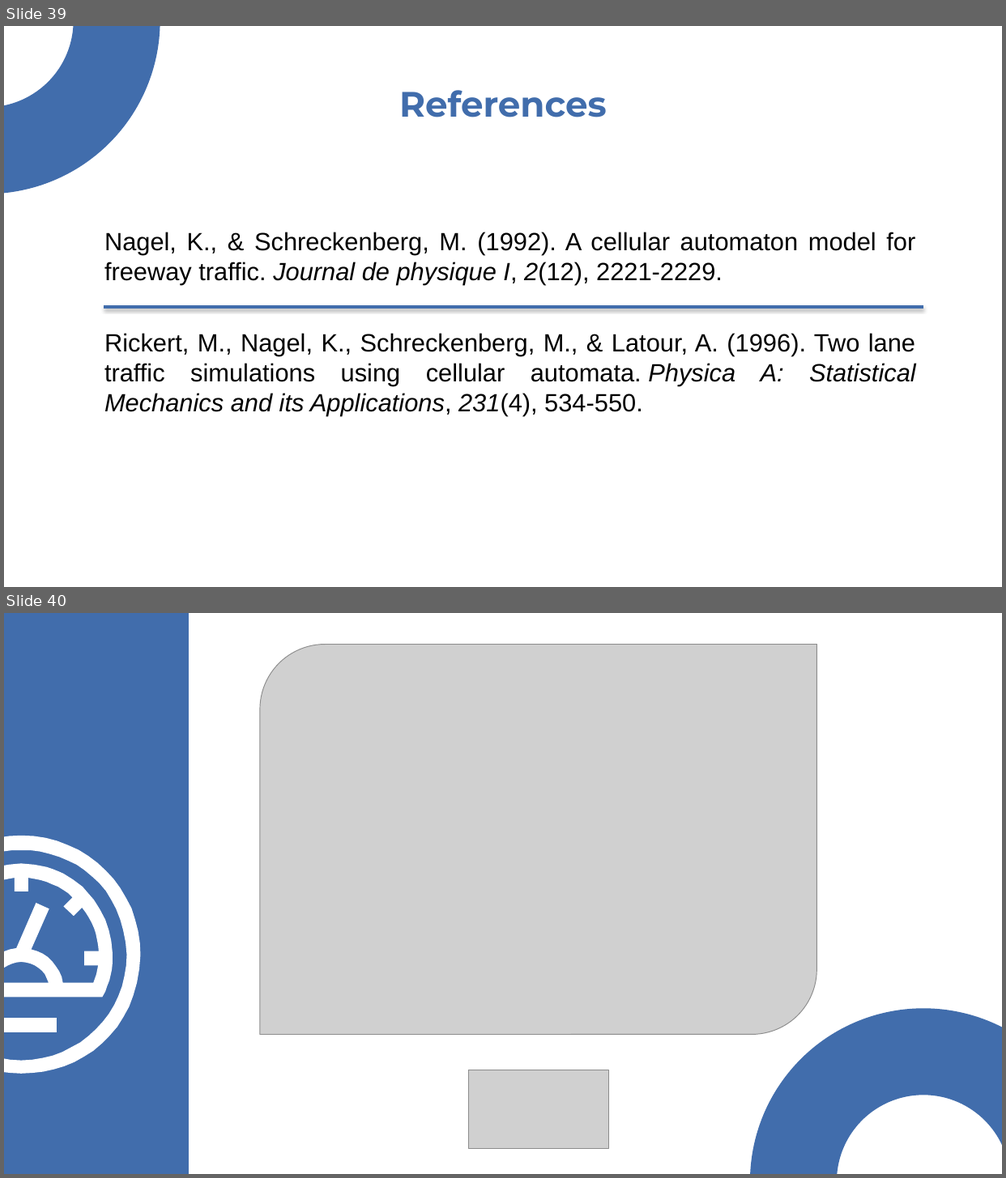
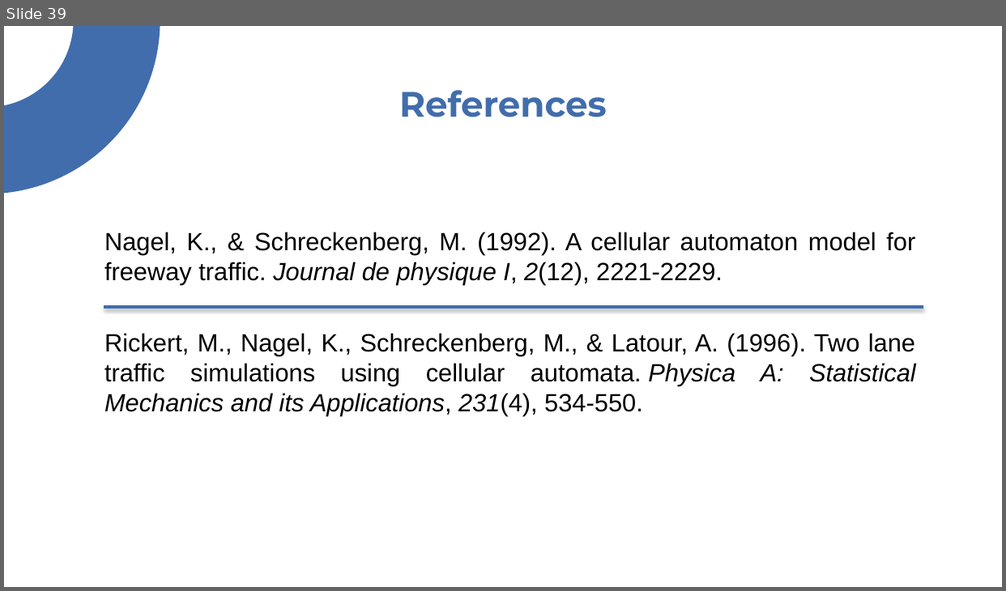
Before and after one commit to nikodallanoce/TrafficAutomata, a slide deck: presentation/DallaNoce_Ristori_cmcs.pptx. Shown one above the other, each under a label of ours: slides 39 and 40 before the commit, slide 39 after it. The pictures are 1006x1178 and 1006x591 pixels, drawn with LibreOffice and Linux fonts; fonts in the diff are those of the drawing; grey boxes stand for pictures. Boxes give left, top, right and bottom in pixels: in the first picture for what was removed or moved away, otherwise in the second. Text is boxed around its words. In the diff, an @@ line names an element or a change of style, - is before the commit and + after.

```diff
--- a/presentation/DallaNoce_Ristori_cmcs.pptx
+++ b/presentation/DallaNoce_Ristori_cmcs.pptx
@@ slide 40 removed at box(4, 613, 1002, 1174), background #FFFFFF @@
@@ rectangle removed at box(4, 613, 189, 1174) @@
@@ picture removed at box(260, 645, 817, 1035) @@
@@ group removed at box(4, 835, 140, 1073): 10 freeform shapes @@
@@ arch (boxed as its full ring) removed at box(750, 1008, 1002, 1174) @@
@@ picture removed at box(468, 1070, 608, 1148) @@
```
Also in this commit, not shown: 4 slides changed, 1 slide added, 2 other files.
